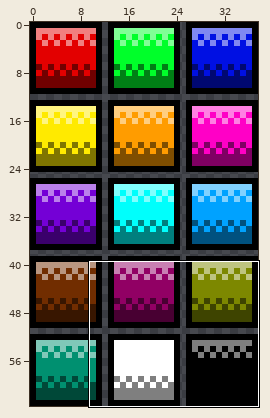
Two states of a pixel-art sprite, res/gfx/icons/colors/allcolors.png. The picture above shows the old version from afar; the outline marks the close-up.
Close-up. Old version:
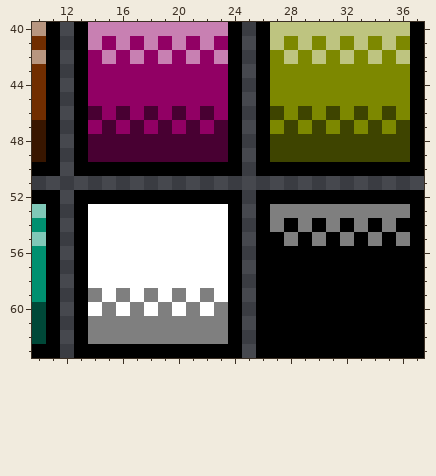
The file is 38x64 pixels. Colours within 5 levels of each other are drawn and written as one. Shown: x 10..37, y 40..63.
Now the later version:
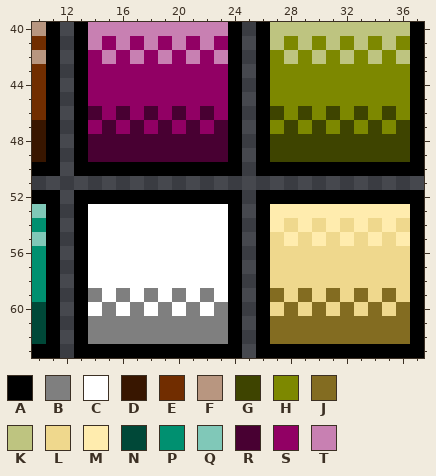
Palette (. is transparent): A #000000  B #7f7f7f  C #ffffff  D #381600  E #712d00  F #b89680  G #3e4400  H #7d8800  J #836c21  K #bec480  L #efd88d  M #ffecae  N #004838  P #009070  Q #80c8b8  R #480032  S #910064  T #c880b2
The exact change:
Changed rows in their new state; - is an unchanged pixel.
first column x 27:
53 MMMMMMMMMM
54 MLMLMLMLML
55 LMLMLMLMLM
56 LLLLLLLLLL
57 LLLLLLLLLL
58 LLLLLLLLLL
59 JLJLJLJLJL
60 LJLJLJLJLJ
61 JJJJJJJJJJ
62 JJJJJJJJJJ
Where, in picture pixels (left, top, right, bottom), the same in both close-ups:
changed: (270, 204, 410, 344)
